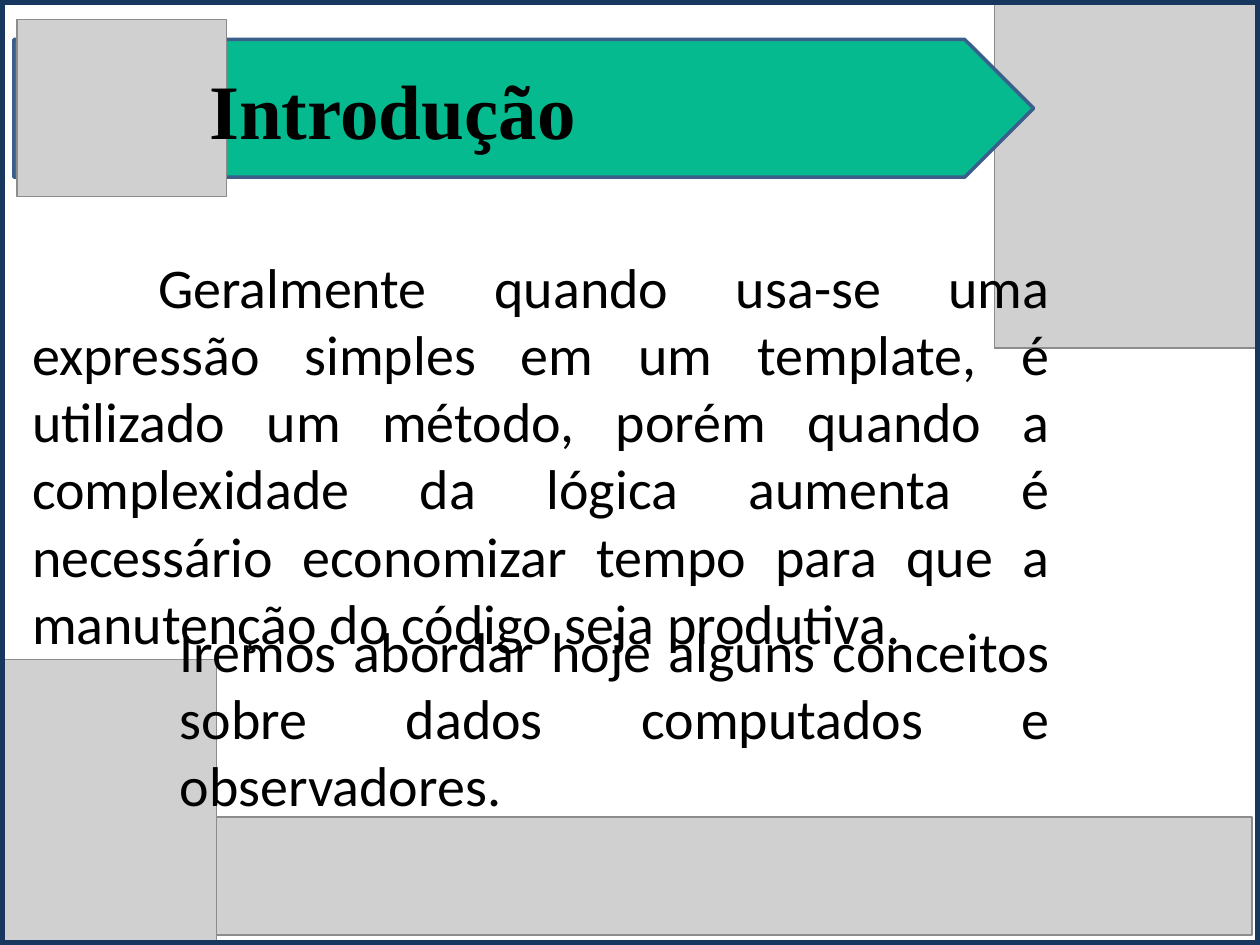
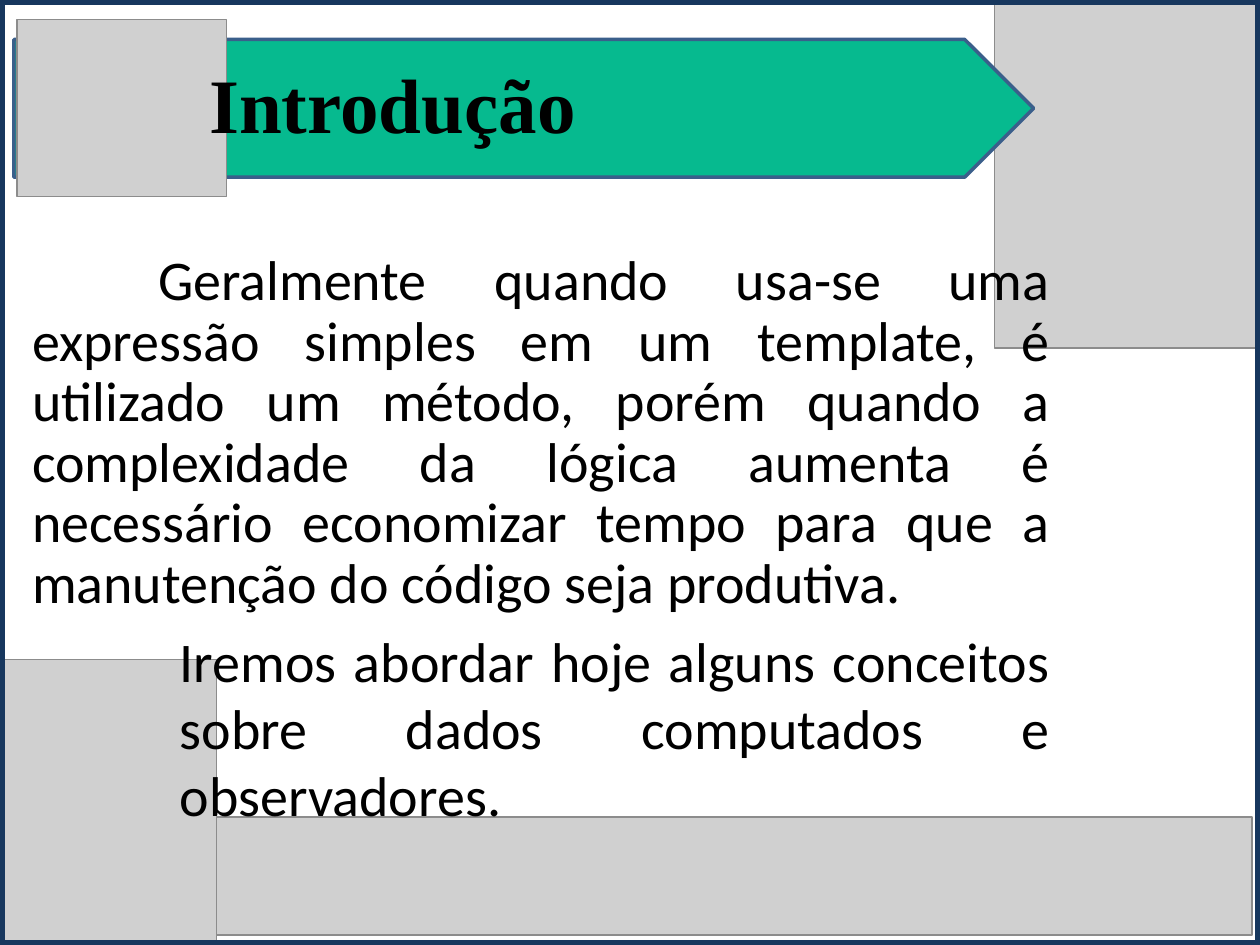
Before and after one commit to isamartins/t018_DesenvolvimentoWeb, a slide deck: slide 1 of trabalho_av2/Vuejs_Apresentacao.pptx. Drawn at 1260x945 pixels with LibreOffice and Linux fonts; fonts in the diff are those of the drawing; grey boxes stand for pictures. Boxes give left, top, right and bottom in pixels: in the first picture for what was removed or moved away, otherwise in the second. Text is boxed around its words. In the diff, an @@ line names an element or a change of style, - is before the commit and + after.

```diff
--- a/trabalho_av2/Vuejs_Apresentacao.pptx
+++ b/trabalho_av2/Vuejs_Apresentacao.pptx
@@ text "Introdução" at (209, 73, 575, 148): line spacing 1 to 0.9 @@
@@ text "Geralmente quando usa-se uma expressão ..." at (32, 253, 1050, 613): line spacing 1 to 0.9 @@
@@ text "Iremos abordar hoje alguns conceitos ..." rewrapped from (180, 625, 1050, 820) to (180, 643, 1050, 830) @@
```
Also in this commit, not shown: 10 other slides changed, 5 slides added, 1 slide removed, 3 other files.
